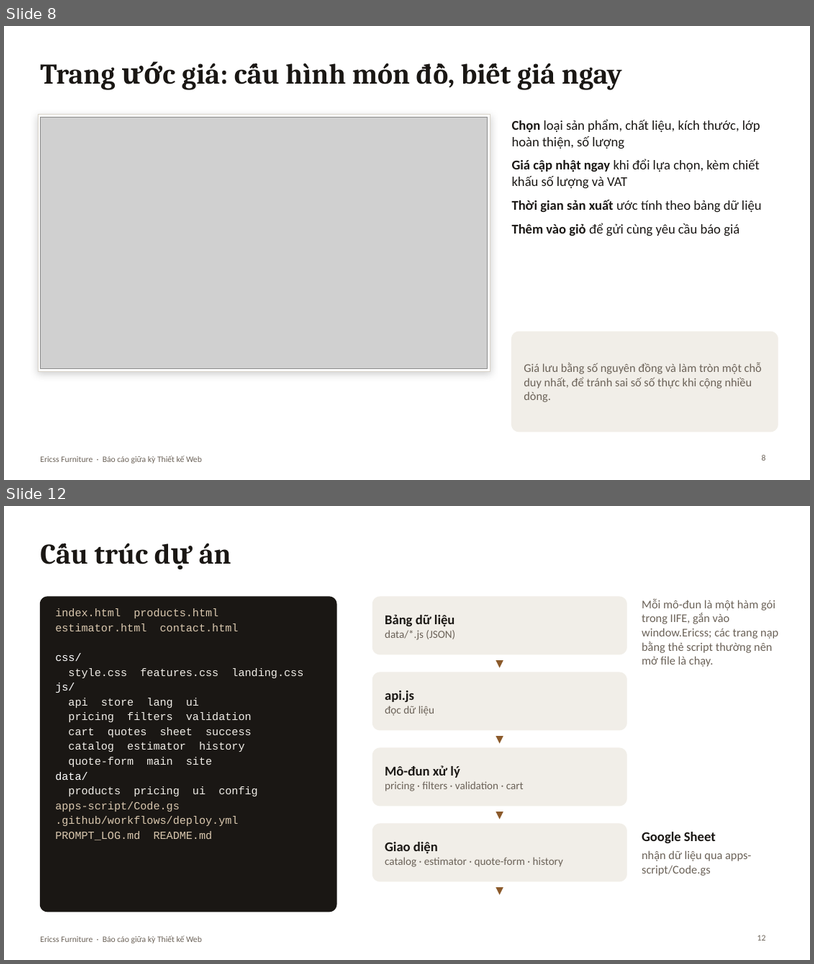
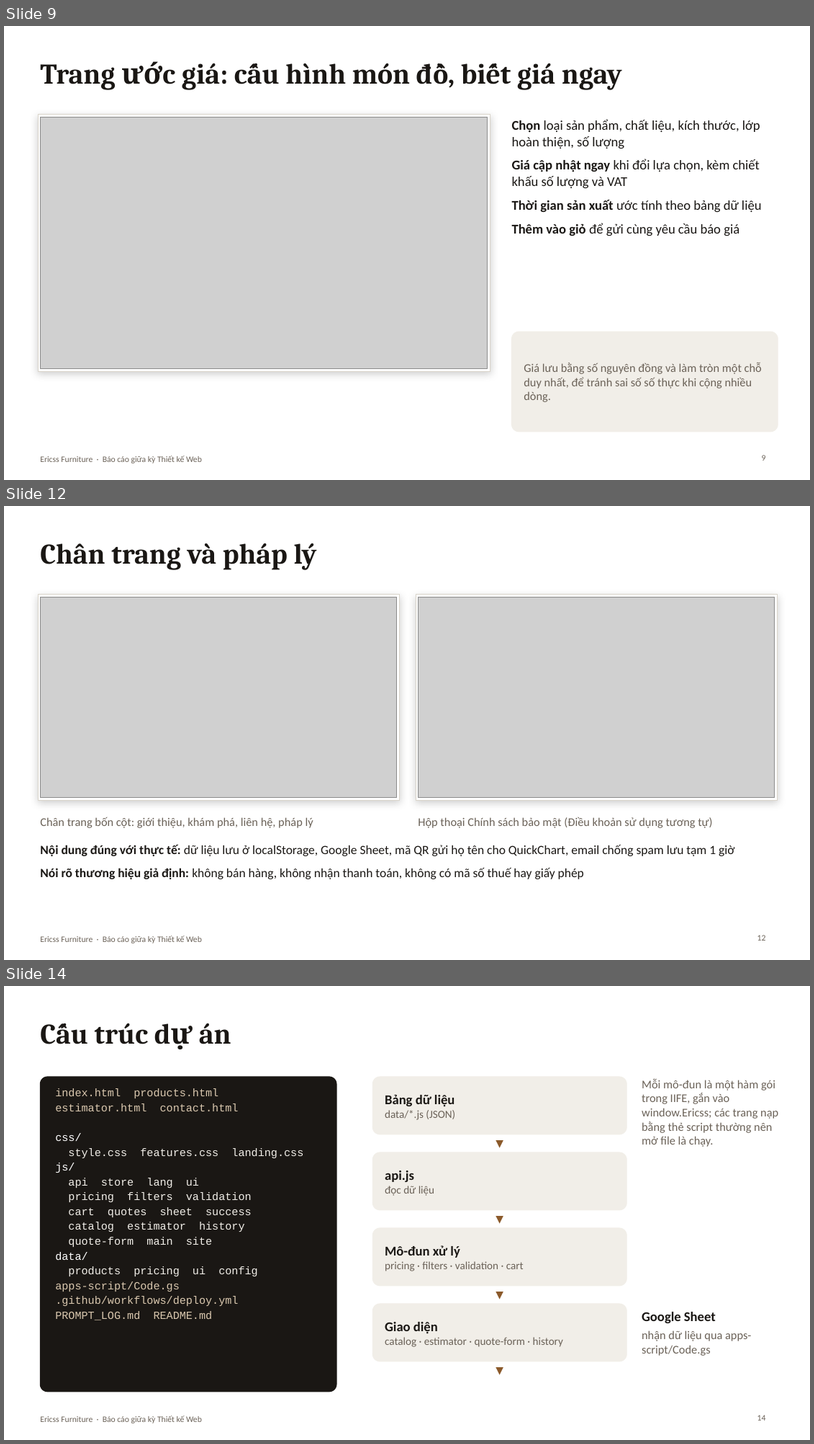
Before and after one commit to nguyenphat006/Phat_NguyenDang_526000162, a slide deck: docs/Ericss-Furniture-BaoCao.pptx. Shown one above the other, each under a label of ours: slides 8 and 12 before the commit, slides 9, 12 and 14 after it; the slides between them are not shown. The pictures are 814x964 and 814x1444 pixels, drawn with LibreOffice and Linux fonts; fonts in the diff are those of the drawing; grey boxes stand for pictures. Boxes give left, top, right and bottom in pixels: in the first picture for what was removed or moved away, otherwise in the second. Text is boxed around its words. In the diff, an @@ line names an element or a change of style, - is before the commit and + after.

```diff
--- a/docs/Ericss-Furniture-BaoCao.pptx
+++ b/docs/Ericss-Furniture-BaoCao.pptx
@@ slide 12 added at (4,506,810,960), background #FFFFFF; not listed: 1 template element that a slide beside it also shows @@
@@ text added at (40,543,317,570), 34 pt, text #1A1714, bold @@
+Chân trang và pháp lý
@@ rectangle added at (38,595,399,800), fill #FFFFFF, outline #D9D4CA 0.75 pt @@
@@ picture added at (40,597,397,798) @@
@@ rectangle added at (416,595,778,800), fill #FFFFFF, outline #D9D4CA 0.75 pt @@
@@ picture added at (419,597,775,798) @@
@@ text added at (40,817,314,828), 14 pt, text #6B6258 @@
+Chân trang bốn cột: giới thiệu, khám phá, liên hệ, pháp lý
@@ text added at (418,816,712,828), 14 pt, text #6B6258 @@
+Hộp thoại Chính sách bảo mật (Điều khoản sử dụng tương tự)
@@ text added at (40,844,735,879), 15 pt, text #1A1714 @@
+• Nội dung đúng với thực tế: dữ liệu lưu ở localStorage, Google Sheet, mã QR gửi họ tên cho QuickChart, email chống spam lưu tạm 1 giờ
+• Nói rõ thương hiệu giả định: không bán hàng, không nhận thanh toán, không có mã số thuế hay giấy phép
@@ page number added at (758,934,766,940), 10 pt, text #6B6258 @@
+12
@@ what was slide 8 is now slide 9 @@
@@ page number at (762,454,766,460): text changed @@
-8
+9
@@ what was slide 12 is now slide 14 @@
@@ page number at (758,1414,766,1420): text changed @@
-12
+14
```
Also in this commit, not shown: 6 slides changed, 1 other slide added, 1 other file.
